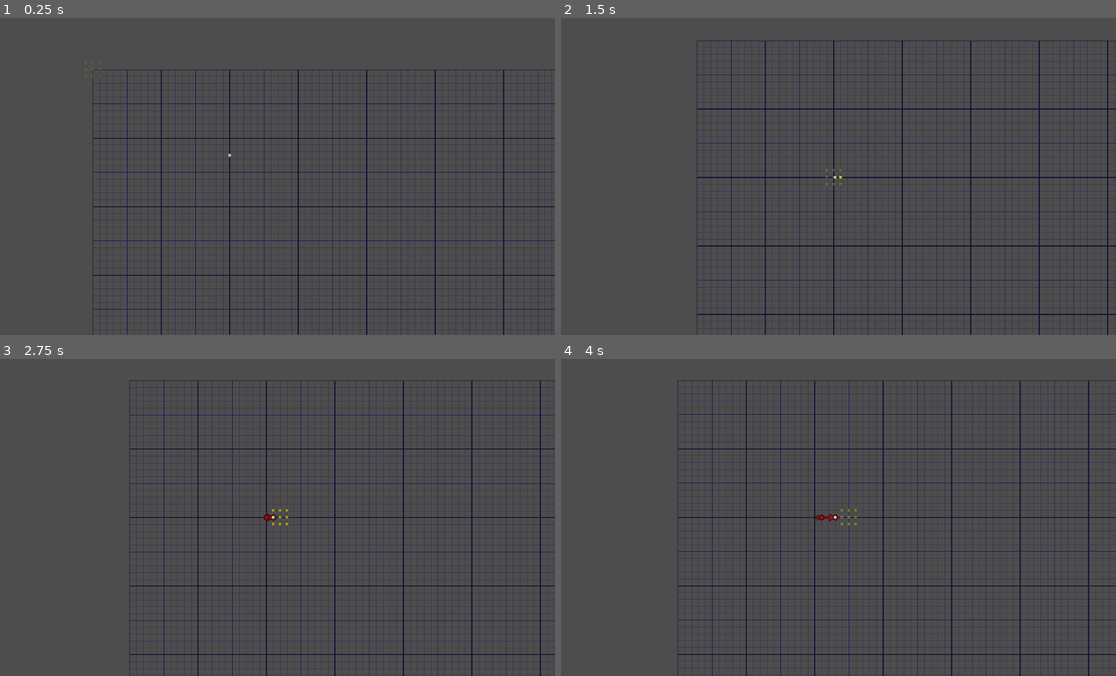
Above: before the commit, frames 1-4 (two rows, left to right).
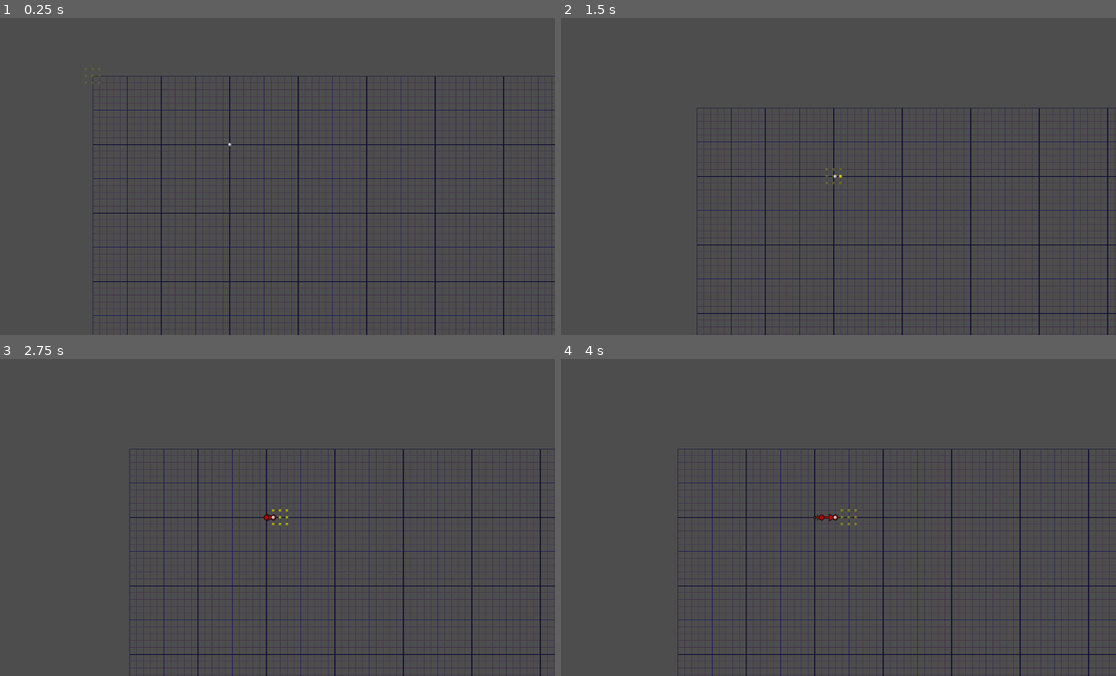
Above: after the commit, the same moments.

Repository: vibrunazo/godot-vector
Game: Godot game, scene res://scenes/map.tscn
Two runs of this game, one before a commit and one after it. Both use one fixed random seed, a clock stepped at 60 frames per second and the inputs below.
Inputs:
- Up to frame 1 (0.25 s): no input
- Up to frame 2 (1.5 s): hold Right (ui_right) 0.53-1.28 s; hold Down (ui_down) from 1.28 s (still down)
- Up to frame 3 (2.75 s): release Down (ui_down) at 2.03 s; hold Right (ui_right) from 2.03 s (still down)
- Up to frame 4 (4 s): release Right (ui_right) at 2.78 s; hold Up (ui_up) 2.78-3.53 s; hold Left (ui_left) from 3.53 s (still down)

The runs differ from the first frame. In frame 1, 4.2% of the frame differs, in the area x 16-100%, y 16-94%; in frame 2, 5.0%, in the area x 24-100%, y 7-94%; in frame 3, 2.7%; in frame 4, 1.5%.

Commit message:
fix pix2grid using x instead of y

Diff:
--- a/scenes/car.gd
+++ b/scenes/car.gd
@@ -147,11 +147,11 @@
 	update_draw()
 
 func update_grid_from_pos():
-	grid_pos = pix2grid(position)
+	grid_pos = pix2grid(global_position)
 
 #TODO should be a global or something idk
 func grid2pix(g: Vector2) -> Vector2:
 	return g * cell_size
 
 func pix2grid(p: Vector2) -> Vector2:
-	return Vector2(floor(p.x / cell_size), floor(p.x / cell_size))
+	return Vector2(floor(p.x / cell_size), floor(p.y / cell_size))
